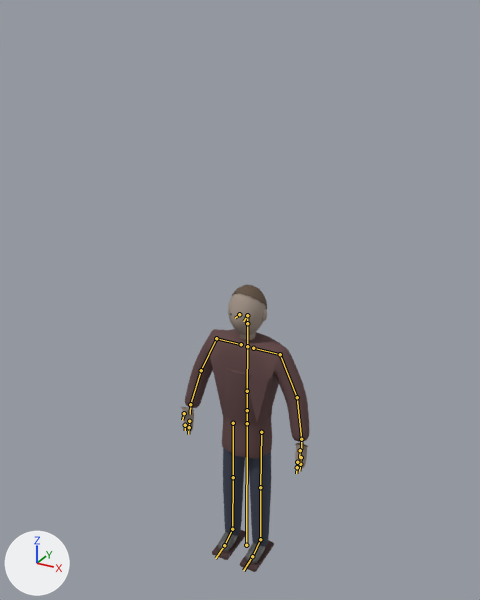
An edit to the glTF model models/city/people/schoolchild_far.glb, drawn before and after from the same camera.
Rendered twice from a camera (50 mm lens) standing at (1.14, -2.13, 2.32) and looking at (0.0, -0.07, 1.29). Lighting does not change. The marker at lower left points along +X, +Y and +Z. The older version comes first. The bones that change, and the others that lie on the model, are drawn over the model as lines.

The first picture shows 'human_noir'.
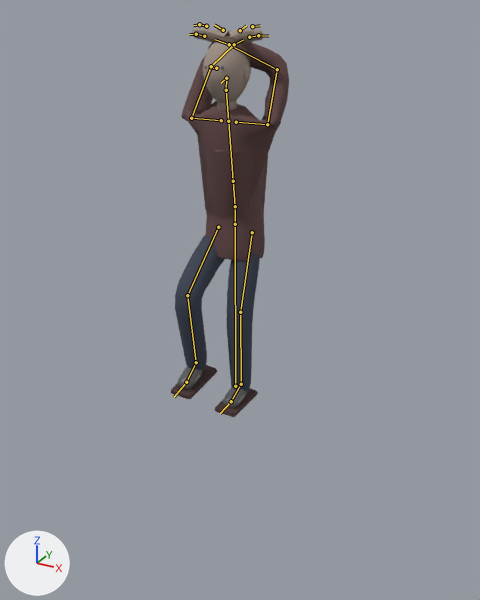
The newer file adds an action. The first version stands in its rest pose; the second is drawn at frame 38 of the action 'hatch_climb'.

What the commit changed:
Bone 'root' (bone_root) moves from (0.0, 0.0, 0.0) to (0.0, 0.919, 0.1).
Bone 'spine' (bone_spine) turns from (0, 0, 0) to (8, 0, 0) degrees about its own x, y and z.
Bone 'head' (bone_head) turns from (0, 0, 0) to (-12, 0, 0) degrees about its own x, y and z.
Bone 'upper_arm.L' (bone_upper_arm_l) turns from (0, 0, 0) to (137, 0, -5) degrees about its own x, y and z.
Bone 'forearm.L' (bone_forearm_l) turns from (0, 0, 0) to (90, 0, 0) degrees about its own x, y and z.
Bone 'fingers_1.L' (bone_fingers_1_l) turns from (0, 0, 0) to (0, 0, 20) degrees about its own x, y and z.
Bone 'upper_arm.R' (bone_upper_arm_r) turns from (0, 0, 0) to (137, 0, 5) degrees about its own x, y and z.
Bone 'forearm.R' (bone_forearm_r) turns from (0, 0, 0) to (90, 0, 0) degrees about its own x, y and z.
Bone 'fingers_1.R' (bone_fingers_1_r) turns from (0, 0, 0) to (0, 0, -20) degrees about its own x, y and z.
Bone 'thigh.L' (bone_thigh_l) turns from (0, 0, 0) to (-17, 0, 0) degrees about its own x, y and z.
Bone 'shin.L' (bone_shin_l) turns from (0, 0, 0) to (16, 0, 0) degrees about its own x, y and z.
Bone 'thigh.R' (bone_thigh_r) turns from (0, 0, 0) to (-49, 0, 0) degrees about its own x, y and z.
Bone 'shin.R' (bone_shin_r) turns from (0, 0, 0) to (59, 0, 0) degrees about its own x, y and z.

Location of each change, (x1, y1, x2, y2) in pixels of the pictures (480 x 600 px):
'human_noir', posed (8% narrower, 36% taller)
    before: (181, 285, 309, 572)
    after: (171, 27, 289, 417)
bone 'root', root to tip
    before: (246, 545) to (247, 423)
    after: (235, 386) to (235, 224)
bone 'spine', root to tip
    before: (247, 410) to (247, 391)
    after: (235, 206) to (233, 181)
bone 'head', root to tip
    before: (247, 323) to (247, 315)
    after: (226, 90) to (226, 78)
bone 'upper_arm.L', root to tip
    before: (280, 354) to (297, 397)
    after: (267, 124) to (277, 69)
bone 'forearm.L', root to tip
    before: (297, 397) to (301, 439)
    after: (277, 69) to (229, 44)
bone 'fingers_1.L', root to tip
    before: (301, 457) to (300, 464)
    after: (204, 36) to (196, 34)
bone 'upper_arm.R', root to tip
    before: (216, 338) to (201, 370)
    after: (191, 118) to (211, 66)
bone 'forearm.R', root to tip
    before: (201, 370) to (190, 404)
    after: (211, 66) to (234, 44)
bone 'fingers_1.R', root to tip
    before: (189, 421) to (189, 427)
    after: (249, 37) to (258, 35)
bone 'thigh.L', root to tip
    before: (261, 432) to (260, 487)
    after: (252, 232) to (240, 312)
bone 'shin.L', root to tip
    before: (260, 487) to (260, 539)
    after: (240, 312) to (241, 384)
bone 'thigh.R', root to tip
    before: (233, 423) to (233, 477)
    after: (218, 227) to (187, 295)
bone 'shin.R', root to tip
    before: (233, 477) to (232, 529)
    after: (187, 295) to (196, 362)
